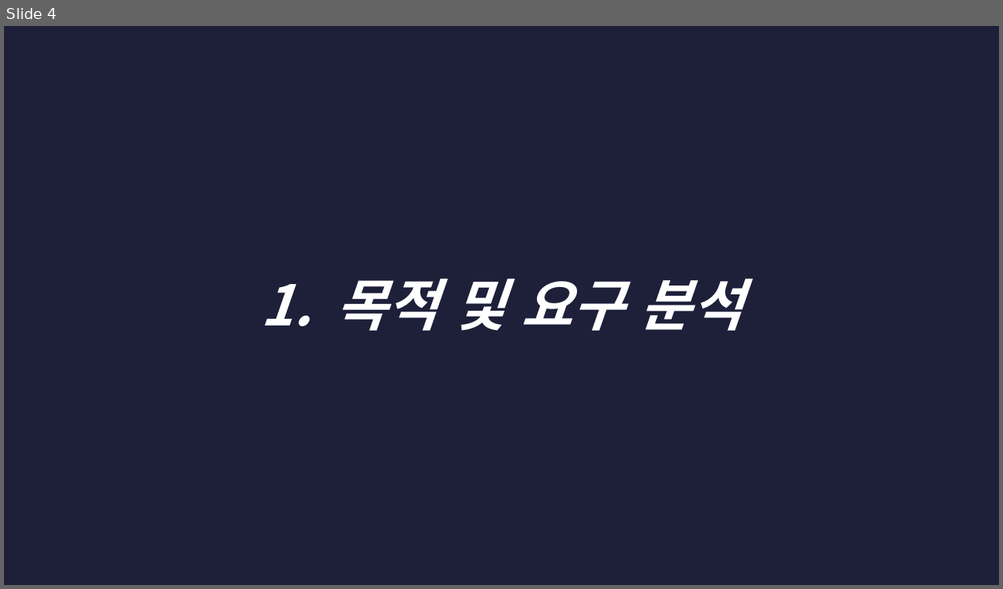
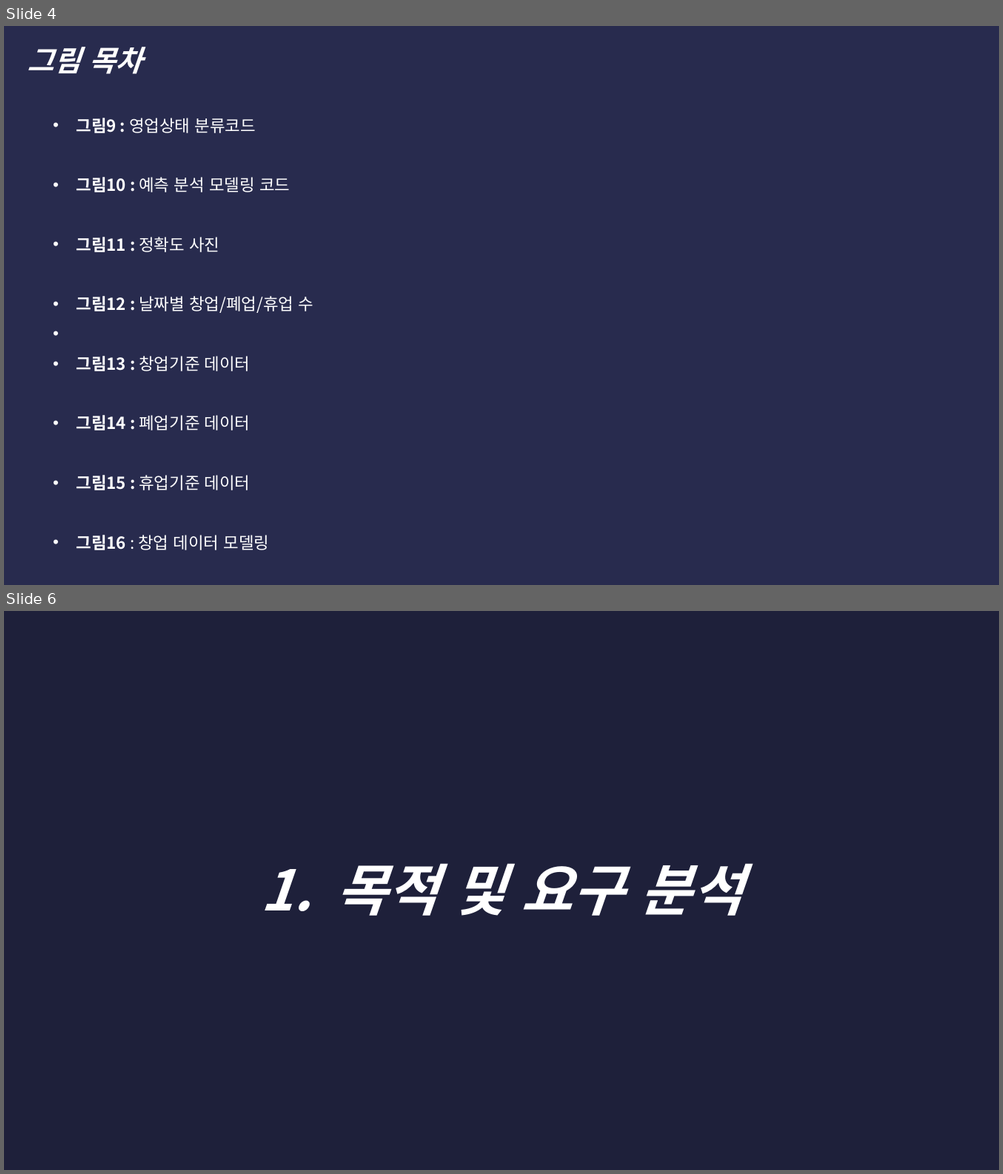
Before and after one commit to Mr-Kwon/COVID-19-Impact-of-the-Accommodation-Industry, a slide deck: 제 9회 KMU 빅데이터 분석대회_1석2조 (최종).pptx. Shown one above the other, each under a label of ours: slide 4 before the commit, slides 4 and 6 after it; the slides between them are not shown. The pictures are 1003x589 and 1003x1174 pixels, drawn with LibreOffice and Linux fonts; fonts in the diff are those of the drawing. Boxes give left, top, right and bottom in pixels: in the first picture for what was removed or moved away, otherwise in the second. Text is boxed around its words. In the diff, an @@ line names an element or a change of style, - is before the commit and + after.

```diff
--- a/제 9회 KMU 빅데이터 분석대회_1석2조 (최종).pptx
+++ b/제 9회 KMU 빅데이터 분석대회_1석2조 (최종).pptx
@@ slide 4 added at [4,26,999,585], background #282B4E @@
@@ text added at [27,47,142,74], 28 pt, text #FFFFFF, bold, italic @@
+그림 목차
@@ text added at [77,118,313,551], 16 pt, text #FFFFFF @@
+• 그림9 : 영업상태 분류코드
+• 그림10 : 예측 분석 모델링 코드
+• 그림11 : 정확도 사진
+• 그림12 : 날짜별 창업/폐업/휴업 수
+• 그림13 : 창업기준 데이터
+• 그림14 : 폐업기준 데이터
+• 그림15 : 휴업기준 데이터
+• 그림16 : 창업 데이터 모델링
@@ what was slide 4 is now slide 6 @@
```
Also in this commit, not shown: 2 slides changed, 3 other slides added.
